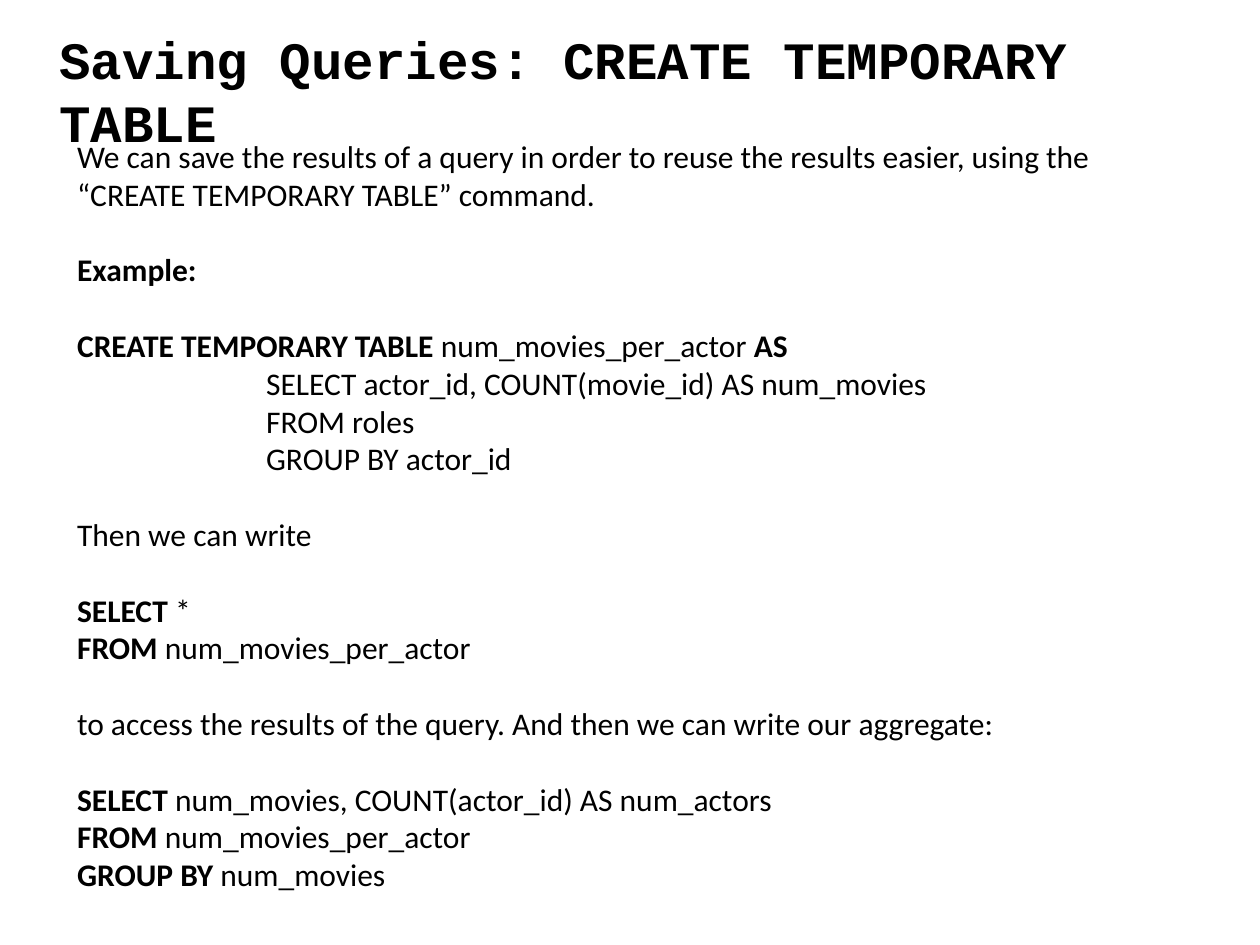
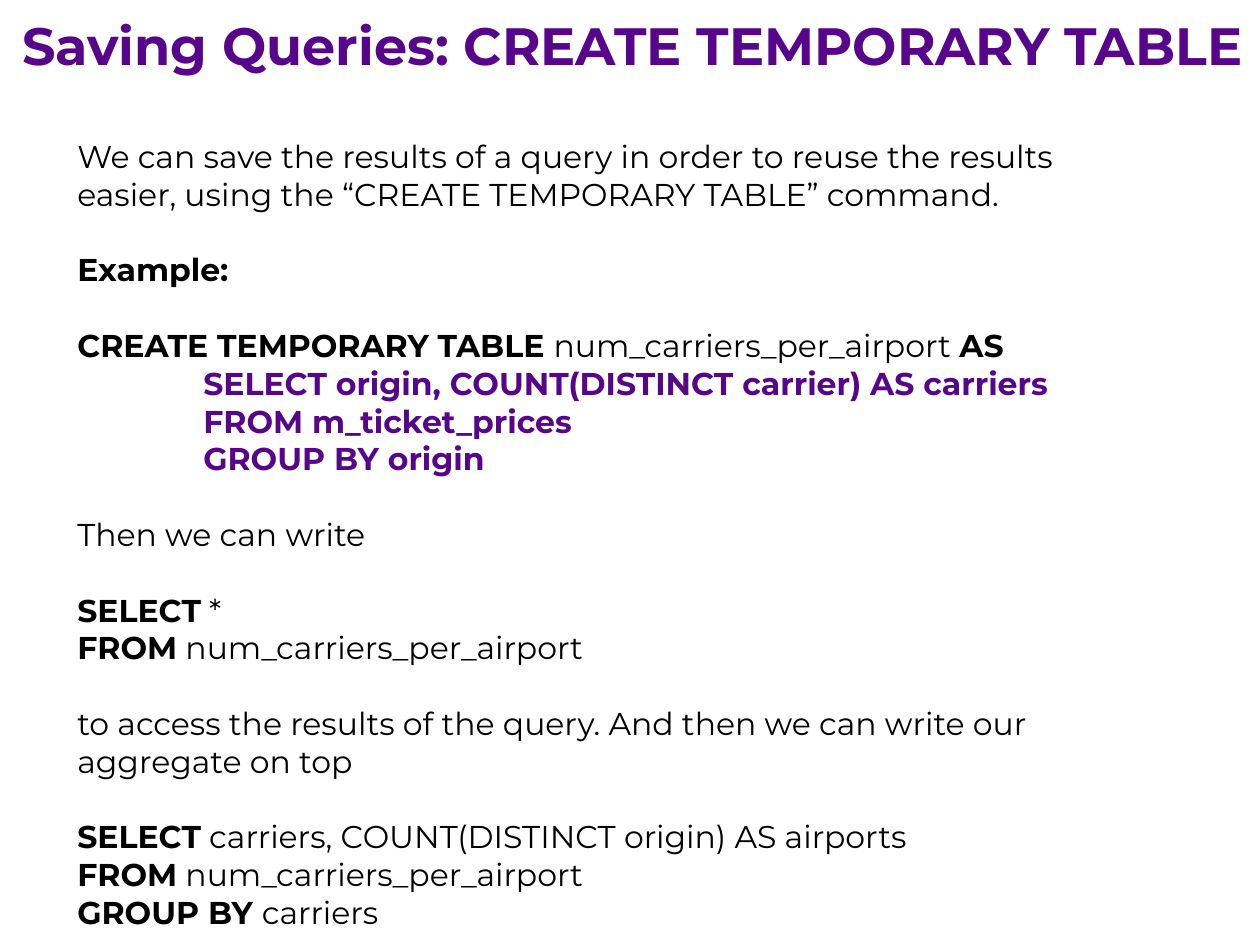
Before and after one commit to ipeirotis/introduction-to-databases, a slide deck: slide 10 of session6/F-SQL_Subqueries.pptx (slide 7 before the commit). Drawn at 1260x945 pixels with LibreOffice and Linux fonts; fonts in the diff are those of the drawing. Boxes give left, top, right and bottom in pixels: in the first picture for what was removed or moved away, otherwise in the second. Text is boxed around its words. In the diff, an @@ line names an element or a change of style, - is before the commit and + after.

```diff
--- a/session6/F-SQL_Subqueries.pptx
+++ b/session6/F-SQL_Subqueries.pptx
@@ text "Saving Queries: CREATE TEMPORARY TABLE": place and size @@
-text "Saving Queries: CREATE TEMPORARY TABLE" at (59,41,1067,156)
+text "Saving Queries: CREATE TEMPORARY TABLE" at (22,23,1242,76)
@@ text "Saving Queries: CREATE TEMPORARY TABLE" at (22,23,1242,76): font Courier New to Montserrat, text colour #000000 to #57068C @@
@@ text at (77,144,1053,546): font Calibri to Montserrat in "We can save the results of a ...", "Example:", "Then we can write" @@
@@ text at (77,333,1048,477): text changed; font Calibri to Montserrat; text colour #000000 to #57068C; bold on @@
-CREATE TEMPORARY TABLE num_movies_per_actor AS
-  SELECT actor_id, COUNT(movie_id) AS num_movies
-  FROM roles
-  GROUP BY actor_id
+CREATE TEMPORARY TABLE num_carriers_per_airport AS
+SELECT origin, COUNT(DISTINCT carrier) AS carriers
+FROM m_ticket_prices
+  GROUP BY origin
@@ text at (77,599,1027,925): text changed; font Calibri to Montserrat @@
-SELECT *
-FROM num_movies_per_actor
-to access the results of the query. And then we can write our aggregate:
-SELECT num_movies, COUNT(actor_id) AS num_actors
-FROM num_movies_per_actor
-GROUP BY num_movies
+SELECT *
+FROM num_carriers_per_airport
+to access the results of the query. And then we can write our aggregate on top
+SELECT carriers, COUNT(DISTINCT origin) AS airports
+FROM num_carriers_per_airport
+GROUP BY carriers
```
Also in this commit, not shown: 17 other slides changed, 5 slides added, 2 slides removed.
